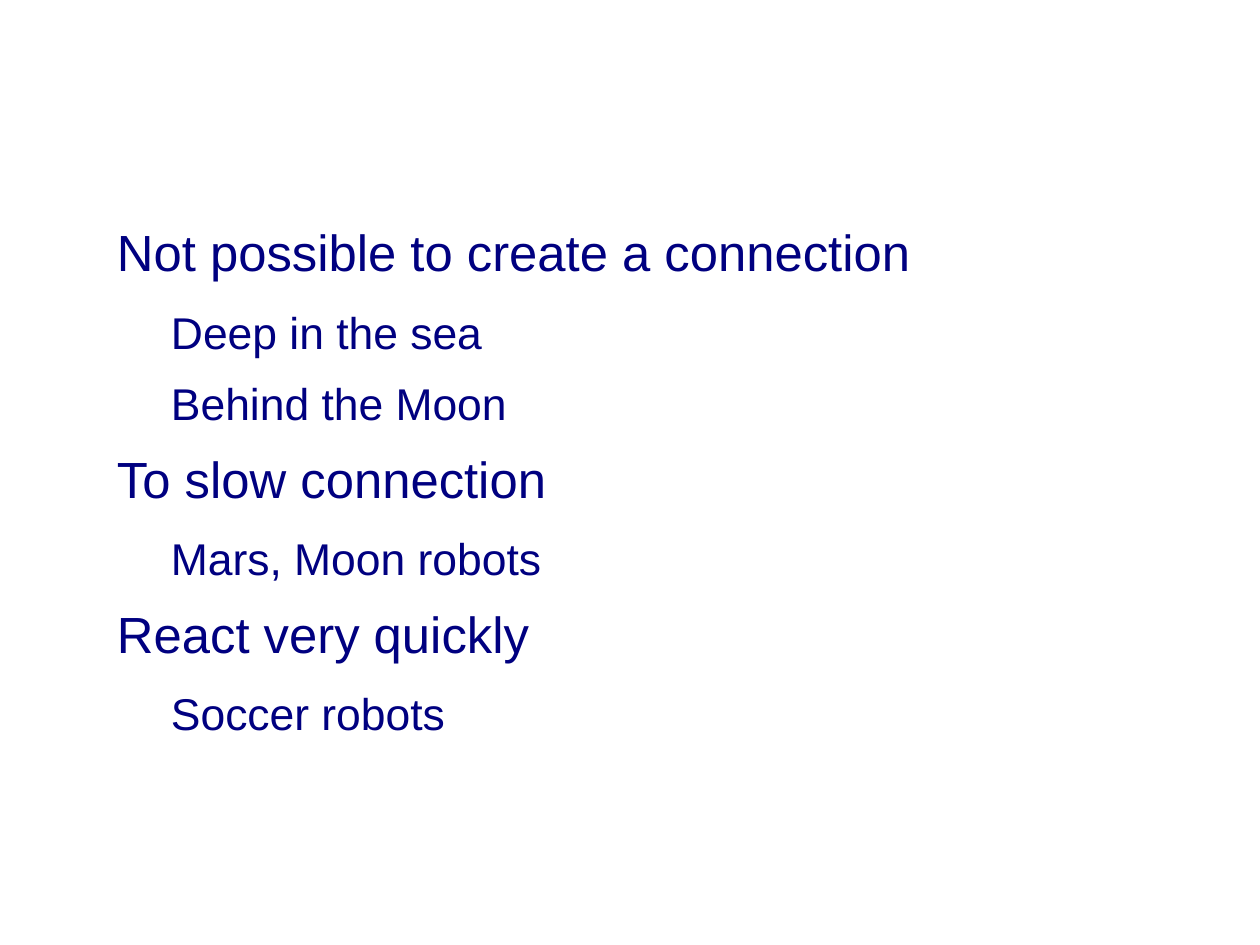
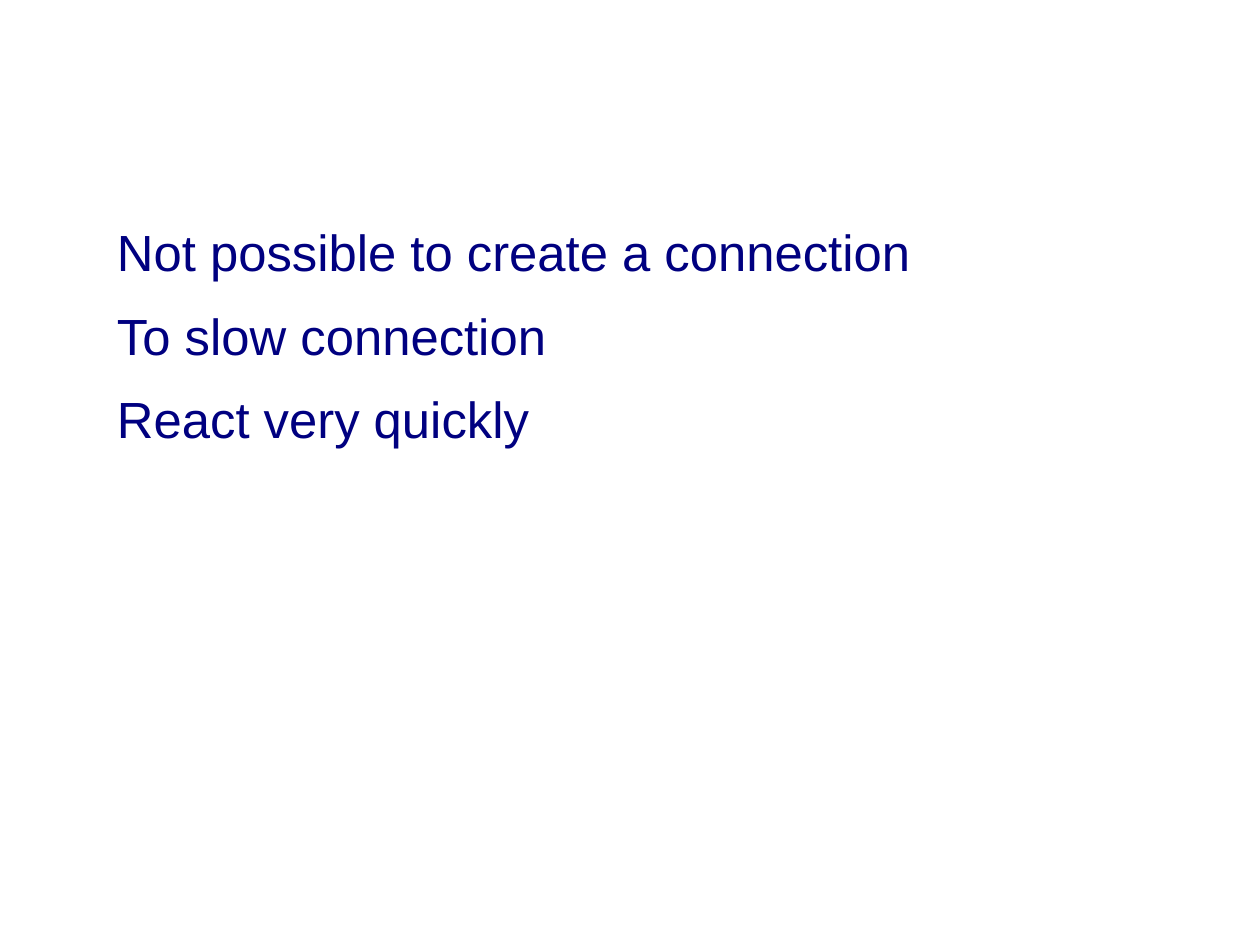
Before and after one commit to MrPerfekt/Car, a slide deck: slide 2 of doc/documents/Presentation/Presentation.odp (slide 3 before the commit). Drawn at 1260x945 pixels with LibreOffice and Linux fonts; fonts in the diff are those of the drawing; background and template pictures are left out. Boxes give left, top, right and bottom in pixels: in the first picture for what was removed or moved away, otherwise in the second. Text is boxed around its words. In the diff, an @@ line names an element or a change of style, - is before the commit and + after.

```diff
--- a/doc/documents/Presentation/Presentation.odp
+++ b/doc/documents/Presentation/Presentation.odp
@@ text at (x1=171, y1=316, x2=507, y2=421): paragraphs removed @@
-  − Deep in the sea
-  − Behind the Moon
@@ text at (x1=171, y1=542, x2=541, y2=581): paragraph removed @@
-  − Mars, Moon robots
@@ text at (x1=171, y1=697, x2=444, y2=731): paragraph removed @@
-  − Soccer robots
```
Also in this commit, not shown: 10 other slides changed, 1 slide added, 1 slide removed, 1 other file.
